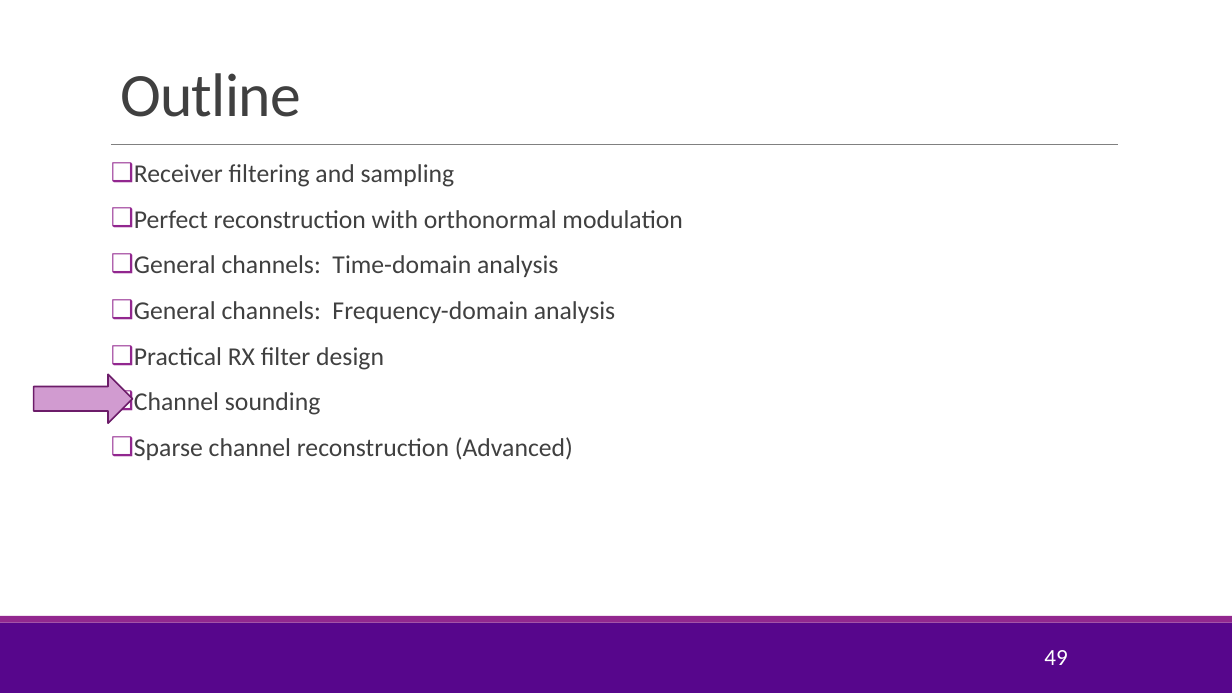
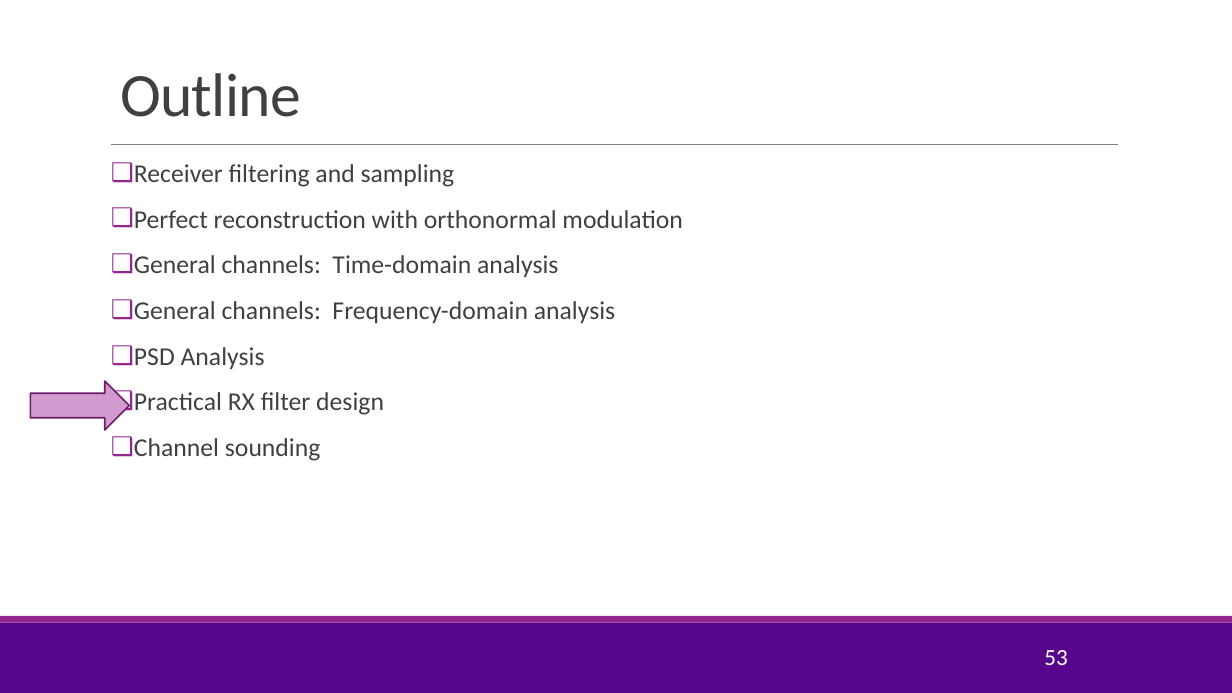
Before and after one commit to sdrangan/digitalcomm, a slide deck: slide 53 of Lectures/Unit03_RxFilter.pptx (slide 49 before the commit). Drawn at 1232x693 pixels with LibreOffice and Linux fonts; fonts in the diff are those of the drawing; background and template pictures are left out. Boxes give left, top, right and bottom in pixels: in the first picture for what was removed or moved away, otherwise in the second. Text is boxed around its words. In the diff, an @@ line names an element or a change of style, - is before the commit and + after.

```diff
--- a/Lectures/Unit03_RxFilter.pptx
+++ b/Lectures/Unit03_RxFilter.pptx
@@ text at (134,347,265,369): paragraph added @@
+❑ PSD Analysis
@@ right arrow: place and size @@
-right arrow at (33,374,132,423)
+right arrow at (30,381,129,430)
@@ text at (134,437,573,460): paragraph removed @@
-❑ Sparse channel reconstruction (Advanced)
@@ page number at (1044,650,1067,665): text changed @@
-49
+53
```
Also in this commit, not shown: 5 other slides changed, 15 slides added, 3 other files.
